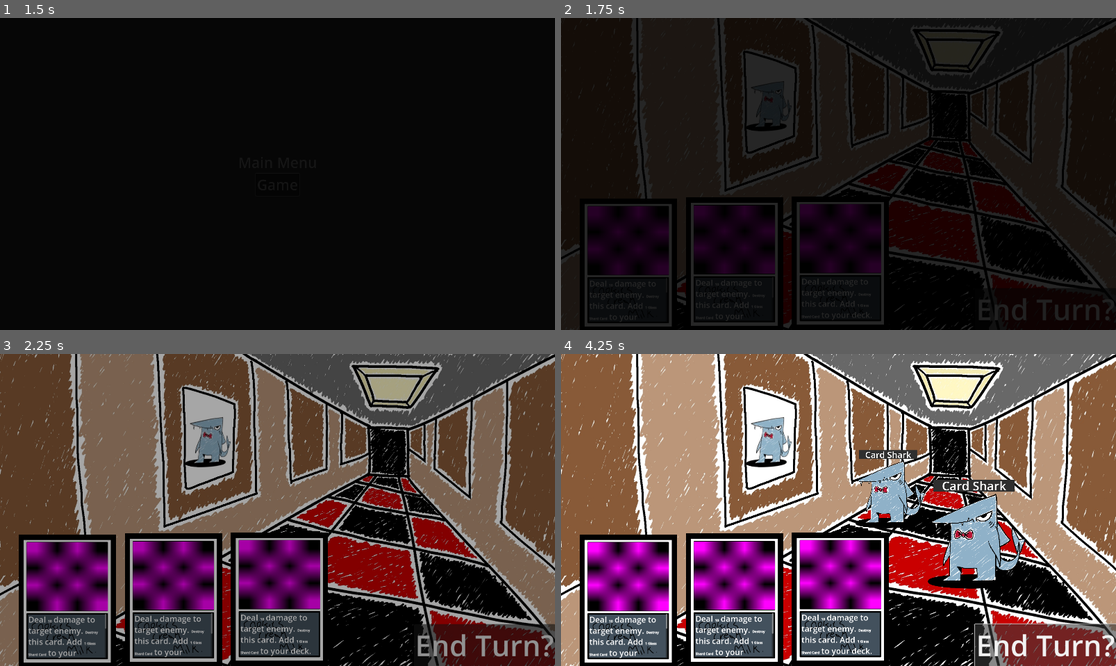
Above: before the commit, frames 1-4 (two rows, left to right).
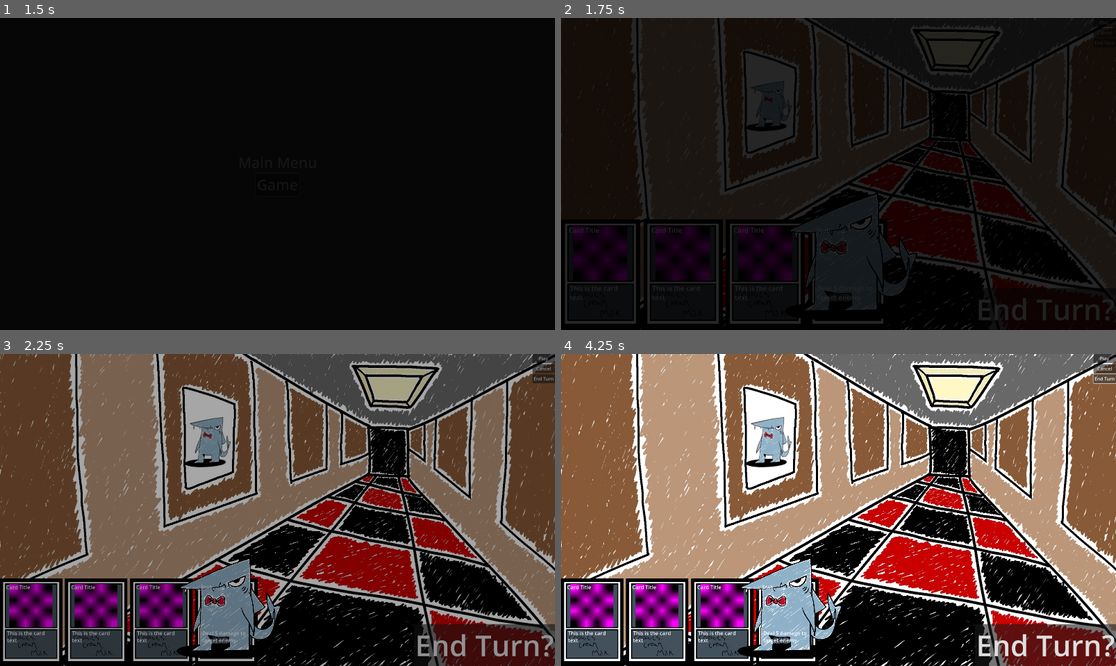
Above: after the commit, the same moments.

Repository: nonagaga/MJ193
Game: Godot game, scene res://Scenes/scene_manager.tscn
Two runs of this game, one before a commit and one after it. Both use one fixed random seed, a clock stepped at 60 frames per second and the inputs below. Sound files missing from this copy of the repository are replaced by a short silence.
Inputs (mouse positions are in pixels of both pictures, inside the frame that each line leads up to):
- Up to frame 1 (1.5 s): click "Game" at 0.5 s; click "Game" at 1.25 s
- Up to frame 2 (1.75 s): no input
- Up to frame 3 (2.25 s): click "End Turn?" at 2 s
- Up to frame 4 (4.25 s): click (1104, 369) at 2.75 s, where only the run after the commit has a clickable "Cancel"; click "End Turn?" (after the commit: "End Turn") at 3.5 s

Frame 1 is identical in both runs. In frame 2, 8.4% of the frame differs, in the area x 0-99%, y 1-100%; in frame 3, 20%; in frame 4, 26%, in the area x 0-100%, y 0-100%.
Error after the commit: Invalid call. Nonexistent function 'setUpCard' in base 'Nil'. (res://card.gd:11)

Commit message:
Animated hand GUI

Diff:
--- a/Cards/Bomb.tres
+++ b/Cards/Bomb.tres
@@ -18,6 +18,7 @@
 title = "Bomb"
 price = 0
 maxTargets = 0
+targetAll = false
 discardCost = 0
 drawActions = Array[ExtResource("2_plh11")]([])
 playActions = Array[ExtResource("2_plh11")]([SubResource("Resource_3ati8")])
--- a/Cards/FaithlessLooting.tres
+++ b/Cards/FaithlessLooting.tres
@@ -19,6 +19,7 @@
 title = ""
 price = 0
 maxTargets = 0
+targetAll = false
 discardCost = 0
 drawActions = Array[ExtResource("2_quod4")]([])
 playActions = Array[ExtResource("2_quod4")]([ExtResource("3_ky144"), SubResource("Resource_f6mke")])
--- a/Scenes/game_test.tscn
+++ b/Scenes/game_test.tscn
@@ -1,14 +1,10 @@
-[gd_scene load_steps=5 format=3 uid="uid://dupy1f8fboept"]
+[gd_scene load_steps=4 format=3 uid="uid://dupy1f8fboept"]
 
-[ext_resource type="Script" uid="uid://dniyjxmmo5q0i" path="res://GameManager.gd" id="1_nfvl4"]
 [ext_resource type="Texture2D" uid="uid://dbqii5kw37wq" path="res://Environment/background.png" id="2_h07e4"]
 [ext_resource type="PackedScene" uid="uid://byearha2okcgk" path="res://UI/Enemy Element/CardShark.tscn" id="2_tuxhd"]
-[ext_resource type="PackedScene" uid="uid://dpp7r7l0fdpvc" path="res://card.tscn" id="4_h07e4"]
+[ext_resource type="PackedScene" uid="uid://cgq0lkaaw5wyd" path="res://UI/Game UI.tscn" id="5_npqdh"]
 
-[node name="Game" type="Node2D" node_paths=PackedStringArray("end_turn_button", "enemies")]
-script = ExtResource("1_nfvl4")
-end_turn_button = NodePath("UI/End Turn")
-enemies = NodePath("Enemies")
+[node name="Game" type="Node2D"]
 
 [node name="Background" type="CanvasLayer" parent="."]
 layer = -1
@@ -46,23 +42,4 @@
 theme_override_font_sizes/font_size = 100
 text = "End Turn?"
 
-[node name="Card" parent="UI" instance=ExtResource("4_h07e4")]
-offset_left = 967.0
-offset_top = 1088.0
-offset_right = 967.0
-offset_bottom = 1088.0
-scale = Vector2(0.7, 0.7)
-
-[node name="Card2" parent="UI" instance=ExtResource("4_h07e4")]
-offset_left = 600.0
-offset_top = 1092.0
-offset_right = 600.0
-offset_bottom = 1092.0
-scale = Vector2(0.7, 0.7)
-
-[node name="Card3" parent="UI" instance=ExtResource("4_h07e4")]
-offset_left = 233.0
-offset_top = 1095.0
-offset_right = 233.0
-offset_bottom = 1095.0
-scale = Vector2(0.7, 0.7)
+[node name="GameUi" parent="UI" instance=ExtResource("5_npqdh")]
--- a/UI/Card Element/Card.tscn
+++ /dev/null
@@ -1,72 +0,0 @@
-[gd_scene load_steps=4 format=3 uid="uid://cdnx2t0orx0vs"]
-
-[ext_resource type="Script" uid="uid://qkf5bn6hhgrw" path="res://UI/Card Element/card.gd" id="1_fa8r5"]
-[ext_resource type="Texture2D" uid="uid://cof6qdkvij7cr" path="res://mockupcard.png" id="2_tksun"]
-[ext_resource type="Texture2D" uid="uid://c2yh7us6b40rk" path="res://icon.svg" id="3_tksun"]
-
-[node name="Card" type="Control" node_paths=PackedStringArray("art", "title", "desc")]
-layout_mode = 3
-anchor_right = 0.416667
-anchor_bottom = 1.03704
-scale = Vector2(0.5, 0.5)
-script = ExtResource("1_fa8r5")
-art = NodePath("VBoxContainer/Card Art/Card Art")
-title = NodePath("VBoxContainer/Title")
-desc = NodePath("VBoxContainer/Description/ScrollContainer/Description")
-metadata/_edit_use_anchors_ = true
-
-[node name="TextureRect" type="TextureRect" parent="."]
-layout_mode = 1
-anchors_preset = 15
-anchor_right = 1.0
-anchor_bottom = 1.0
-grow_horizontal = 2
-grow_vertical = 2
-texture = ExtResource("2_tksun")
-
-[node name="VBoxContainer" type="VBoxContainer" parent="."]
-layout_mode = 1
-anchors_preset = 15
-anchor_right = 1.0
-anchor_bottom = 1.0
-grow_horizontal = 2
-grow_vertical = 2
-
-[node name="HSeparator" type="HSeparator" parent="VBoxContainer"]
-visible = false
-layout_mode = 2
-
-[node name="Title" type="RichTextLabel" parent="VBoxContainer"]
-layout_mode = 2
-bbcode_enabled = true
-fit_content = true
-scroll_active = false
-
-[node name="Card Art" type="CenterContainer" parent="VBoxContainer"]
-layout_mode = 2
-size_flags_vertical = 3
-
-[node name="Card Art" type="TextureRect" parent="VBoxContainer/Card Art"]
-custom_minimum_size = Vector2(400, 350)
-layout_mode = 2
-size_flags_vertical = 3
-texture = ExtResource("3_tksun")
-expand_mode = 1
-
-[node name="Description" type="CenterContainer" parent="VBoxContainer"]
-layout_mode = 2
-size_flags_vertical = 3
-
-[node name="ScrollContainer" type="ScrollContainer" parent="VBoxContainer/Description"]
-clip_contents = false
-custom_minimum_size = Vector2(400, 275)
-layout_mode = 2
-size_flags_vertical = 3
-
-[node name="Description" type="RichTextLabel" parent="VBoxContainer/Description/ScrollContainer"]
-layout_mode = 2
-size_flags_horizontal = 3
-size_flags_vertical = 3
-bbcode_enabled = true
-fit_content = true
-scroll_active = false
--- a/UI/Card Element/card.gd
+++ /dev/null
@@ -1,17 +0,0 @@
-extends Control
-class_name CardElem
-
-@export var card_res:Card
-
-@export var art:TextureRect
-@export var title:RichTextLabel
-@export var desc:RichTextLabel
-
-func fill_values():
-	card_res.compileCardText()
-	print(card_res)
-	print(card_res.title)
-	print(card_res.text)
-	title.append_text(card_res.title)
-	art.texture = card_res.texture
-	desc.append_text(card_res.text)
--- a/UI/Enemy Element/CardShark.tscn
+++ b/UI/Enemy Element/CardShark.tscn
@@ -3,21 +3,6 @@
 [ext_resource type="Script" uid="uid://dnnkbywo7dqtu" path="res://Enemies/card_shark.gd" id="1_6j0b3"]
 [ext_resource type="AudioStream" uid="uid://btxljuf4dq48l" path="res://Music Manager/Shark.mp3" id="2_gopnc"]
 [ext_resource type="Texture2D" uid="uid://bs4cbal8fpet5" path="res://cardshark1.png" id="3_ddfm8"]
-
-[sub_resource type="Animation" id="Animation_pkyom"]
-resource_name = "attack"
-tracks/0/type = "value"
-tracks/0/imported = false
-tracks/0/enabled = true
-tracks/0/path = NodePath(".:modulate")
-tracks/0/interp = 1
-tracks/0/loop_wrap = true
-tracks/0/keys = {
-"times": PackedFloat32Array(0, 1),
-"transitions": PackedFloat32Array(1, 1),
-"update": 0,
-"values": [Color(0.478431, 1, 1, 1), Color(1, 1, 1, 1)]
-}
 
 [sub_resource type="Animation" id="Animation_ncrdq"]
 length = 0.001
@@ -43,7 +28,22 @@
 "times": PackedFloat32Array(0),
 "transitions": PackedFloat32Array(1),
 "update": 0,
-"values": [Vector2(1, 1)]
+"values": [Vector2(1e-05, 1e-05)]
+}
+
+[sub_resource type="Animation" id="Animation_pkyom"]
+resource_name = "attack"
+tracks/0/type = "value"
+tracks/0/imported = false
+tracks/0/enabled = true
+tracks/0/path = NodePath(".:modulate")
+tracks/0/interp = 1
+tracks/0/loop_wrap = true
+tracks/0/keys = {
+"times": PackedFloat32Array(0, 1),
+"transitions": PackedFloat32Array(1, 1),
+"update": 0,
+"values": [Color(0.478431, 1, 1, 1), Color(1, 1, 1, 1)]
 }
 
 [sub_resource type="Animation" id="Animation_agi8h"]
@@ -61,6 +61,21 @@
 "values": [Color(1, 0, 0, 1), Color(1, 1, 1, 1)]
 }
 
+[sub_resource type="Animation" id="Animation_8cfcj"]
+resource_name = "death"
+tracks/0/type = "value"
+tracks/0/imported = false
+tracks/0/enabled = true
+tracks/0/path = NodePath("Visuals:scale")
+tracks/0/interp = 1
+tracks/0/loop_wrap = true
+tracks/0/keys = {
+"times": PackedFloat32Array(0),
+"transitions": PackedFloat32Array(1),
+"update": 0,
+"values": [Vector2(1e-05, 1e-05)]
+}
+
 [sub_resource type="Animation" id="Animation_ua8ok"]
 resource_name = "enter"
 tracks/0/type = "value"
@@ -74,21 +89,6 @@
 "transitions": PackedFloat32Array(1, 1),
 "update": 0,
 "values": [Vector2(1e-05, 1e-05), Vector2(1, 1)]
-}
-
-[sub_resource type="Animation" id="Animation_8cfcj"]
-resource_name = "death"
-tracks/0/type = "value"
-tracks/0/imported = false
-tracks/0/enabled = true
-tracks/0/path = NodePath("Visuals:scale")
-tracks/0/interp = 1
-tracks/0/loop_wrap = true
-tracks/0/keys = {
-"times": PackedFloat32Array(0, 1),
-"transitions": PackedFloat32Array(1, 1),
-"update": 0,
-"values": [Vector2(1, 1), Vector2(1e-05, 1e-05)]
 }
 
 [sub_resource type="AnimationLibrary" id="AnimationLibrary_agi8h"]
@@ -112,6 +112,7 @@
 theme_song_name = "shark"
 
 [node name="Visuals" type="Node2D" parent="."]
+scale = Vector2(1e-05, 1e-05)
 
 [node name="VBoxContainer" type="VBoxContainer" parent="Visuals"]
 custom_minimum_size = Vector2(15, 15)
--- a/UI/Game UI.tscn
+++ b/UI/Game UI.tscn
@@ -1,58 +1,64 @@
-[gd_scene load_steps=2 format=3 uid="uid://cgq0lkaaw5wyd"]
+[gd_scene load_steps=4 format=3 uid="uid://cgq0lkaaw5wyd"]
 
 [ext_resource type="Script" uid="uid://b1xyjwfwav5t" path="res://UI/game_ui.gd" id="1_ewuok"]
+[ext_resource type="Script" uid="uid://bxr5owbtp7eii" path="res://UI/hand.gd" id="2_m3g7l"]
+[ext_resource type="PackedScene" uid="uid://dpp7r7l0fdpvc" path="res://card.tscn" id="2_rlhut"]
 
-[node name="GameUi" type="Control" node_paths=PackedStringArray("hand")]
-layout_mode = 3
-anchors_preset = 15
+[node name="GameUi" type="CanvasLayer" node_paths=PackedStringArray("hand")]
+script = ExtResource("1_ewuok")
+hand = NodePath("Hand")
+
+[node name="Player Choices" type="VBoxContainer" parent="."]
+anchors_preset = 1
+anchor_left = 1.0
 anchor_right = 1.0
-anchor_bottom = 1.0
-grow_horizontal = 2
-grow_vertical = 2
-script = ExtResource("1_ewuok")
-hand = NodePath("HBoxContainer/ScrollContainer/Hand")
+offset_left = -78.0
+offset_bottom = 1080.0
+grow_horizontal = 0
 
-[node name="HBoxContainer" type="HBoxContainer" parent="."]
-layout_mode = 1
-anchors_preset = 15
-anchor_right = 1.0
-anchor_bottom = 1.0
-grow_horizontal = 2
-grow_vertical = 2
-alignment = 1
-
-[node name="ScrollContainer" type="ScrollContainer" parent="HBoxContainer"]
-layout_mode = 2
-size_flags_horizontal = 3
-vertical_scroll_mode = 0
-
-[node name="Hand" type="HBoxContainer" parent="HBoxContainer/ScrollContainer"]
-layout_mode = 2
-size_flags_horizontal = 3
-size_flags_vertical = 3
-alignment = 1
-
-[node name="Player Choices" type="VBoxContainer" parent="HBoxContainer"]
-layout_mode = 2
-
-[node name="Play" type="Button" parent="HBoxContainer/Player Choices"]
+[node name="Play" type="Button" parent="Player Choices"]
 layout_mode = 2
 text = "Play"
 
-[node name="Cancel" type="Button" parent="HBoxContainer/Player Choices"]
+[node name="Cancel" type="Button" parent="Player Choices"]
 layout_mode = 2
 text = "Cancel"
 
-[node name="End Turn" type="Button" parent="HBoxContainer/Player Choices"]
+[node name="End Turn" type="Button" parent="Player Choices"]
 layout_mode = 2
 text = "End Turn"
 
+[node name="Hand" type="HBoxContainer" parent="."]
+anchors_preset = 2
+anchor_top = 1.0
+anchor_bottom = 1.0
+offset_left = 240.0
+offset_right = 1240.0
+grow_vertical = 0
+scale = Vector2(0.6, 0.6)
+pivot_offset = Vector2(-240, 0)
+size_flags_horizontal = 3
+size_flags_vertical = 10
+theme_override_constants/separation = 500
+script = ExtResource("2_m3g7l")
+anim_speed = null
+
+[node name="Card" parent="Hand" instance=ExtResource("2_rlhut")]
+layout_mode = 2
+
+[node name="Card2" parent="Hand" instance=ExtResource("2_rlhut")]
+layout_mode = 2
+
+[node name="Card3" parent="Hand" instance=ExtResource("2_rlhut")]
+layout_mode = 2
+
 [node name="Void" type="Control" parent="."]
 visible = false
+layout_mode = 3
 anchors_preset = 0
 offset_right = 40.0
 offset_bottom = 40.0
 
-[connection signal="pressed" from="HBoxContainer/Player Choices/Play" to="." method="_on_play_pressed"]
-[connection signal="pressed" from="HBoxContainer/Player Choices/Cancel" to="." method="_on_cancel_pressed"]
-[connection signal="pressed" from="HBoxContainer/Player Choices/End Turn" to="." method="_on_end_turn_pressed"]
+[connection signal="pressed" from="Player Choices/Play" to="." method="_on_play_pressed"]
+[connection signal="pressed" from="Player Choices/Cancel" to="." method="_on_cancel_pressed"]
+[connection signal="pressed" from="Player Choices/End Turn" to="." method="_on_end_turn_pressed"]
--- a/UI/game_ui.gd
+++ b/UI/game_ui.gd
@@ -1,8 +1,7 @@
-extends Control
+extends CanvasLayer
 
-var cur_card_selected:CardElem = null
-var card_packed:PackedScene = preload("res://UI/Card Element/Card.tscn")
-
+var cur_card_selected:Card = null
+var card_packed = preload("res://card.tscn")
 @export var hand : HBoxContainer
 
 func _ready()->void:
@@ -16,18 +15,17 @@
 		return
 	create_card(card).reparent(hand,false)
 
-func create_card(card:Card)->CardElem:
-	var new_card_instance:CardElem = card_packed.instantiate()
+func create_card(card:Card)->Control:
+	var new_card_instance = card_packed.instantiate()
 	new_card_instance.card_res = card
 	$Void.add_child(new_card_instance)
-	new_card_instance.fill_values()
 	return new_card_instance
 
-func card_selected(item:CardElem):
+func card_selected(item:Control):
 	if cur_card_selected!=null:
 		pass
 
-func deselect_card(item:CardElem):
+func deselect_card(item:Control):
 	pass
 
 func _on_play_pressed() -> void:
--- /dev/null
+++ b/UI/hand.gd
@@ -0,0 +1,25 @@
+@tool
+extends HBoxContainer
+
+@export var default_x_pos = 240.0
+@export var default_num_cards = 3
+@export var anim_speed = 50
+@onready var default_scale = scale
+
+func _ready() -> void:
+	_auto_resize()
+	child_entered_tree.connect(func(child):
+		_auto_resize()
+		)
+	child_exiting_tree.connect(func(child):
+		await get_tree().process_frame
+		_auto_resize()
+		)
+
+func _auto_resize():
+	var num_cards = get_child_count()
+	var card_ratio = float(num_cards) / float(default_num_cards)
+	if card_ratio > 1:
+		create_tween().set_trans(Tween.TRANS_CUBIC).tween_property(self, "scale", default_scale / card_ratio, 0.5)
+	else:
+		create_tween().set_trans(Tween.TRANS_CUBIC).tween_property(self, "scale", default_scale, 0.5)
--- a/card.gd
+++ b/card.gd
@@ -1,17 +1,23 @@
 extends Control
-@export var cardRes:Card
-@onready var card_texture: TextureRect = $CardTexture
-@onready var rich_text_label: RichTextLabel = $RichTextLabel
+
+@export var card_res:Card
+@onready var texture_rect: TextureRect = $CardOffset/TextureRect
+@onready var card_texture: TextureRect = $CardOffset/CardTexture
+@onready var text: RichTextLabel = $CardOffset/Text
+@onready var title: RichTextLabel = $CardOffset/Title
+
 
 func _ready() -> void:
-	cardRes.compileCardText()
-	rich_text_label.text = cardRes.text
-	cardRes.drawEffect()
+	card_res.setUpCard()
+	card_res.drawEffect()
 	mouse_entered.connect(_on_mouse_entered)
 	mouse_exited.connect(_on_mouse_exited)
+	title.text = card_res.title
+	card_texture.texture = card_res.texture
+	text.text = card_res.text
 
 func _on_mouse_entered():
-	scale *= 2
+	pass
 
 func _on_mouse_exited():
-	scale /= 2
+	pass
--- a/card.tscn
+++ b/card.tscn
@@ -1,7 +1,6 @@
-[gd_scene load_steps=5 format=3 uid="uid://dpp7r7l0fdpvc"]
+[gd_scene load_steps=4 format=3 uid="uid://dpp7r7l0fdpvc"]
 
 [ext_resource type="Script" uid="uid://bqbys4x3ry728" path="res://card.gd" id="1_kikvd"]
-[ext_resource type="Resource" uid="uid://c0b3rwaho0s1r" path="res://Cards/GlassDagger.tres" id="2_rjlel"]
 [ext_resource type="Texture2D" uid="uid://cof6qdkvij7cr" path="res://mockupcard.png" id="3_q5obu"]
 
 [sub_resource type="PlaceholderTexture2D" id="PlaceholderTexture2D_q5obu"]
@@ -10,44 +9,59 @@
 layout_mode = 3
 anchors_preset = 0
 script = ExtResource("1_kikvd")
-cardRes = ExtResource("2_rjlel")
 
-[node name="TextureRect" type="TextureRect" parent="."]
-layout_mode = 1
-anchors_preset = 7
-anchor_left = 0.5
-anchor_top = 1.0
-anchor_right = 0.5
-anchor_bottom = 1.0
+[node name="CardOffset" type="Control" parent="."]
+layout_mode = 3
+anchors_preset = 0
 offset_left = -240.0
 offset_top = -672.0
 offset_right = 240.0
-grow_horizontal = 2
-grow_vertical = 0
+pivot_offset = Vector2(240, 672)
+
+[node name="TextureRect" type="TextureRect" parent="CardOffset"]
+offset_right = 480.0
+offset_bottom = 672.0
 texture = ExtResource("3_q5obu")
 
-[node name="CardTexture" type="TextureRect" parent="."]
+[node name="CardTexture" type="TextureRect" parent="CardOffset"]
 layout_mode = 1
-anchors_preset = 8
-anchor_left = 0.5
-anchor_top = 0.5
-anchor_right = 0.5
-anchor_bottom = 0.5
-offset_left = -200.0
-offset_top = -632.0
-offset_right = 200.0
-offset_bottom = -295.0
+anchors_preset = 15
+anchor_right = 1.0
+anchor_bottom = 1.0
+offset_left = 42.0
+offset_top = 42.0
+offset_right = -47.0
+offset_bottom = -300.0
 grow_horizontal = 2
 grow_vertical = 2
 texture = SubResource("PlaceholderTexture2D_q5obu")
-expand_mode = 3
+stretch_mode = 5
 
-[node name="RichTextLabel" type="RichTextLabel" parent="."]
-layout_mode = 0
-offset_left = -193.0
-offset_top = -279.0
-offset_right = 193.0
-offset_bottom = -59.0
+[node name="Text" type="RichTextLabel" parent="CardOffset"]
+layout_mode = 1
+anchors_preset = 12
+anchor_top = 1.0
+anchor_right = 1.0
+anchor_bottom = 1.0
+offset_left = 54.0
+offset_top = -281.0
+offset_right = -55.0
+offset_bottom = -69.0
+grow_horizontal = 2
+grow_vertical = 0
 theme_override_font_sizes/normal_font_size = 40
 bbcode_enabled = true
 text = "This is the card text"
+
+[node name="Title" type="RichTextLabel" parent="CardOffset"]
+layout_mode = 1
+anchors_preset = 10
+anchor_right = 1.0
+offset_left = 47.0
+offset_top = 38.0
+offset_right = 47.0
+offset_bottom = 97.0
+grow_horizontal = 2
+theme_override_font_sizes/normal_font_size = 40
+bbcode_enabled = true
+text = "Card Title"
Not shown: 1 places in Cards/Bomb.tres that only renumber resources
Not shown: 1 places in Cards/FaithlessLooting.tres that only renumber resources
Not shown: 1 places in Cards/GlassDagger.tres that only renumber resources
Not shown: 1 places in Cards/GlassShard.tres that only renumber resources
Not shown, removed: UI/Card Element/card.gd.uid
Not shown, added: UI/hand.gd.uid
